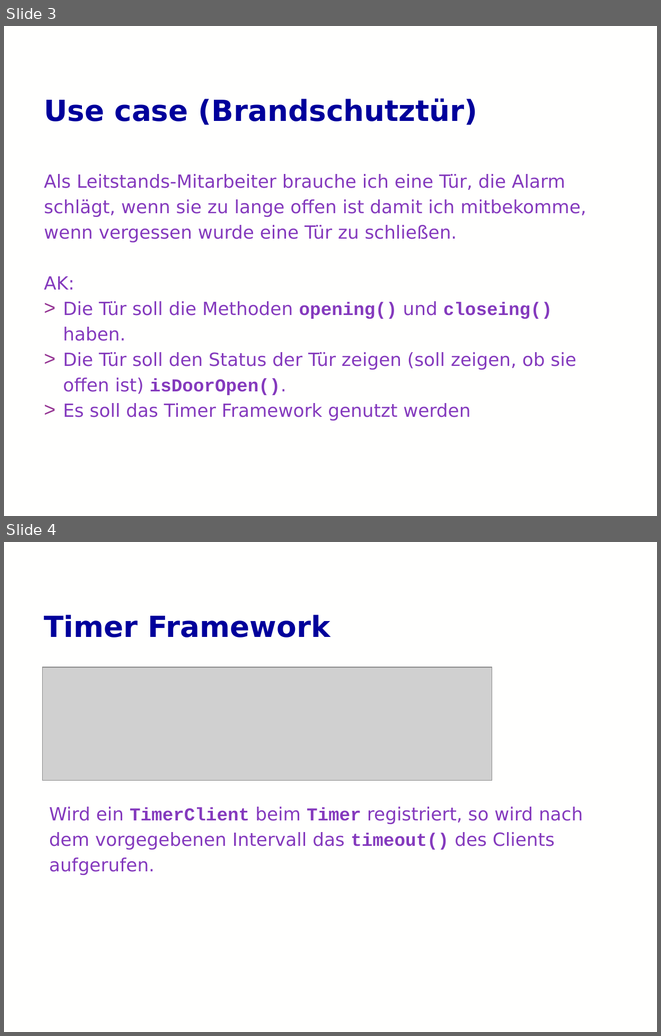
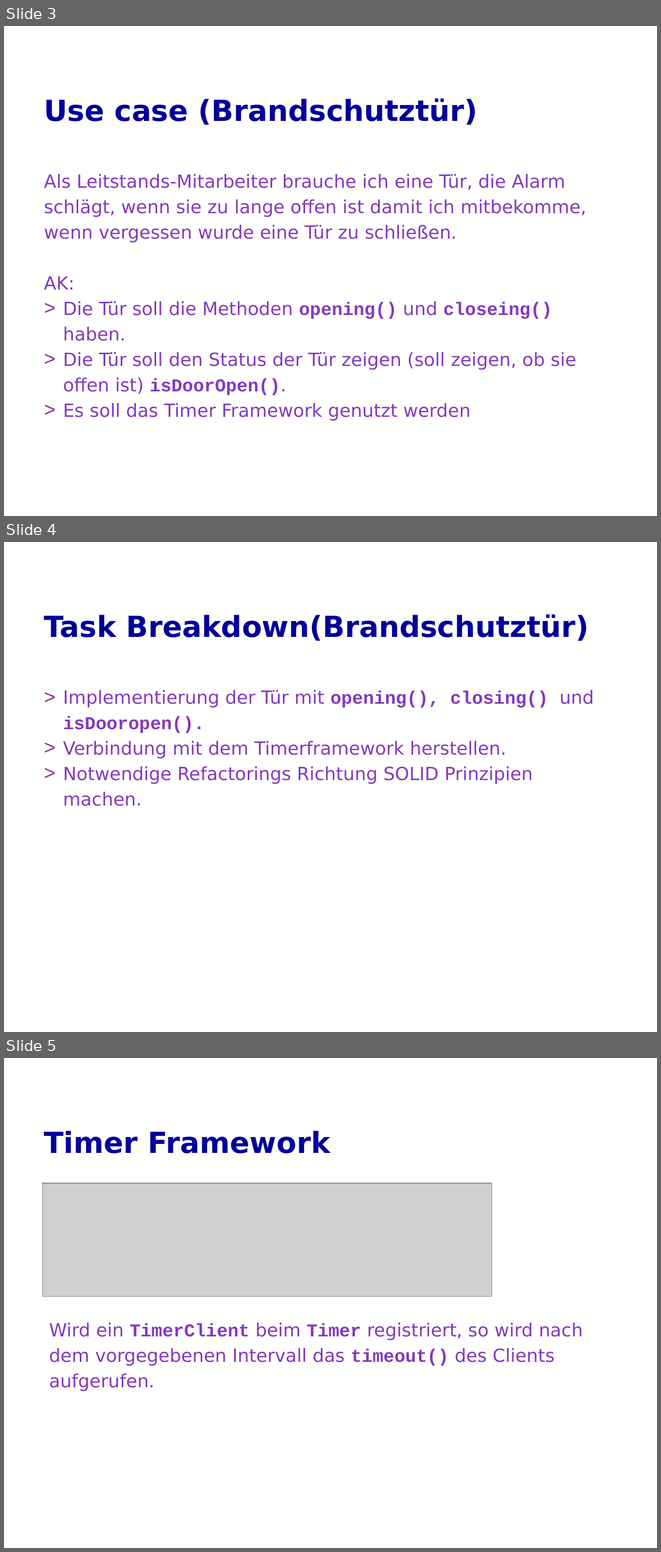
Before and after one commit to mannewolff/solid, a slide deck: isp/ISP.pptx. Shown one above the other, each under a label of ours: slides 3 and 4 before the commit, slides 3, 4 and 5 after it. The pictures are 661x1036 and 661x1552 pixels, drawn with LibreOffice and Linux fonts; fonts in the diff are those of the drawing; grey boxes stand for pictures; background and template pictures are left out. Boxes give left, top, right and bottom in pixels: in the first picture for what was removed or moved away, otherwise in the second. Text is boxed around its words. In the diff, an @@ line names an element or a change of style, - is before the commit and + after.

Commit message:
Slides geändert. Spec. genauer formuliert

```diff
--- a/isp/ISP.pptx
+++ b/isp/ISP.pptx
@@ slide 4 added at (4,542,657,1032), background picture (left out) @@
@@ title added at (44,614,589,641), 32 pt, text #00009B, bold @@
+Task Breakdown(Brandschutztür)
@@ text added at (63,690,594,806), 20 pt, text #8439BD @@
+> Implementierung der Tür mit opening(), closing() und isDooropen().
+> Verbindung mit dem Timerframework herstellen.
+> Notwendige Refactorings Richtung SOLID Prinzipien machen.
@@ what was slide 4 is now slide 5 @@
```
